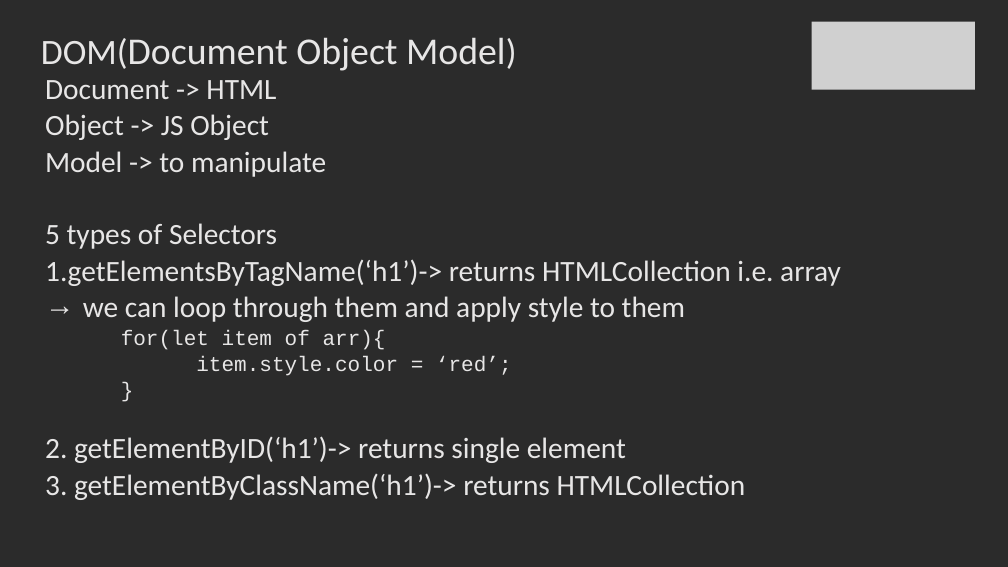
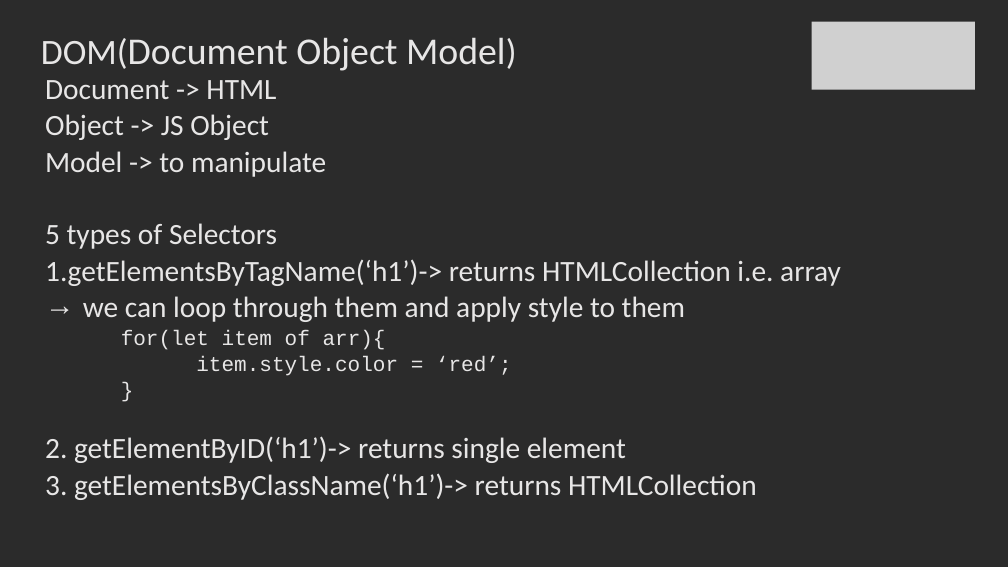
Before and after one commit to SachinBarpanda/WebDevGla, a slide deck: slide 38 of JS.pptx. Drawn at 1008x567 pixels with LibreOffice and Linux fonts; fonts in the diff are those of the drawing; grey boxes stand for pictures; background and template pictures are left out; a plain dark background stands for a picture behind light text. Boxes give left, top, right and bottom in pixels: in the first picture for what was removed or moved away, otherwise in the second. Text is boxed around its words. In the diff, an @@ line names an element or a change of style, - is before the commit and + after.

```diff
--- a/JS.pptx
+++ b/JS.pptx
@@ text at (45,473,757,500): text changed @@
-3. getElementByClassName(‘h1’)-> returns HTMLCollection
+3. getElementsByClassName(‘h1’)-> returns HTMLCollection
```
Also in this commit, not shown: 1 other slide changed, 7 slides added, 29 other files.
